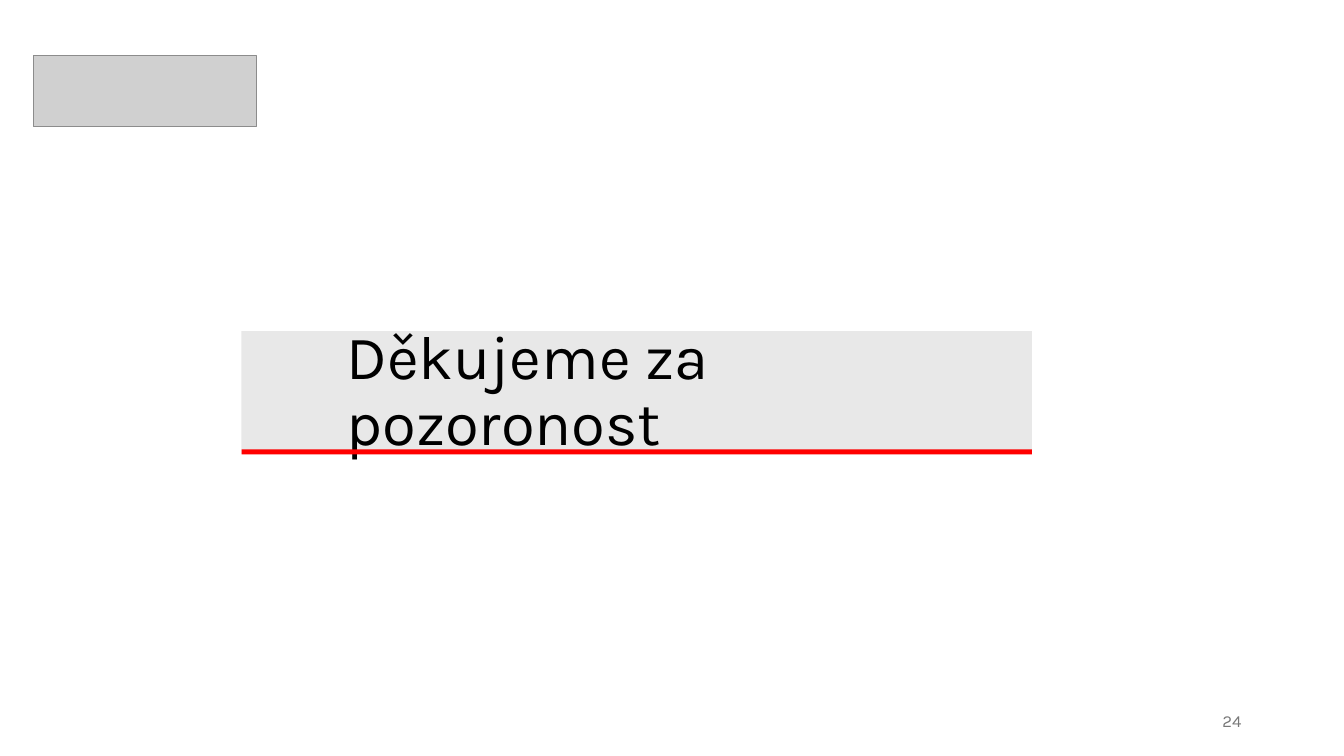
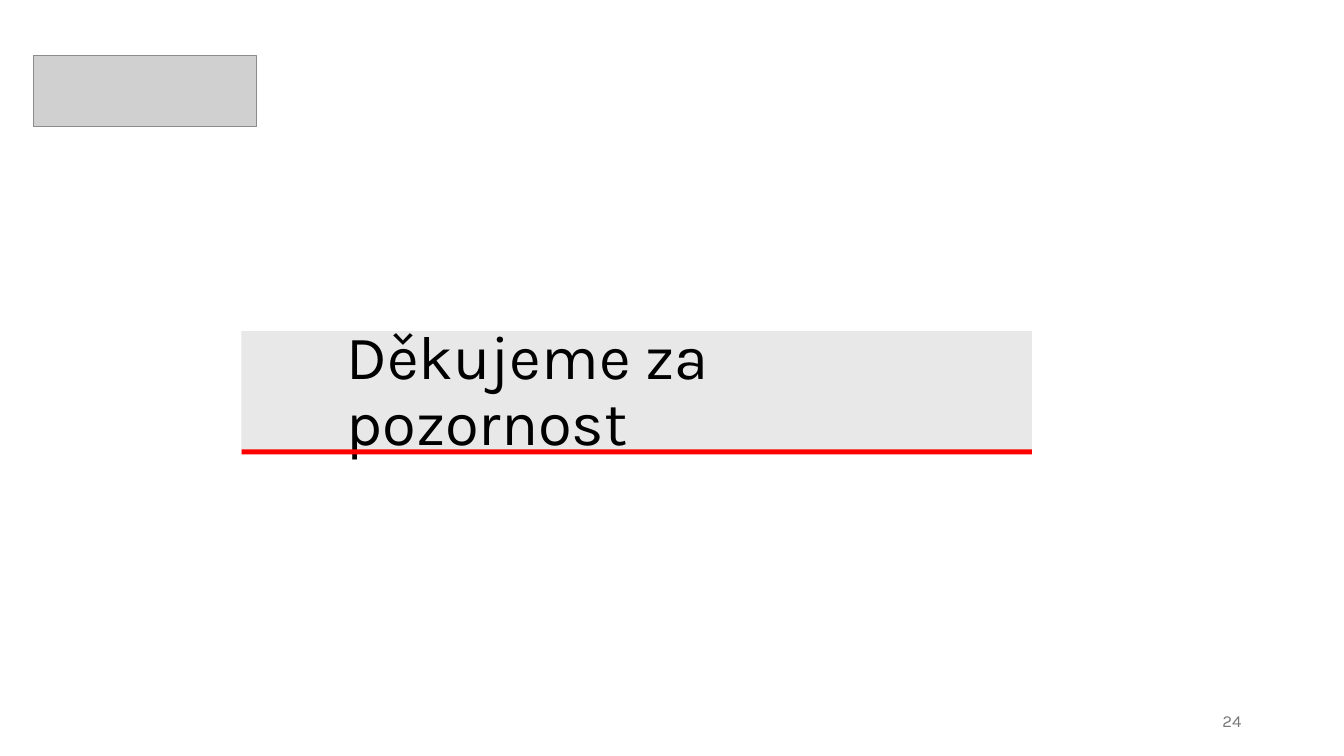
Before and after one commit to DivinityQQ/quantum-resistant-p2p, a slide deck: slide 24 of docs/p2ppost_prezentace.pptx. Drawn at 1344x756 pixels with LibreOffice and Linux fonts; fonts in the diff are those of the drawing; grey boxes stand for pictures. Boxes give left, top, right and bottom in pixels: in the first picture for what was removed or moved away, otherwise in the second. Text is boxed around its words. In the diff, an @@ line names an element or a change of style, - is before the commit and + after.

```diff
--- a/docs/p2ppost_prezentace.pptx
+++ b/docs/p2ppost_prezentace.pptx
@@ title at (347,333,708,460): text changed @@
-Děkujeme za pozoronost
+Děkujeme za pozornost
```
Also in this commit, not shown: 2 other slides changed.
